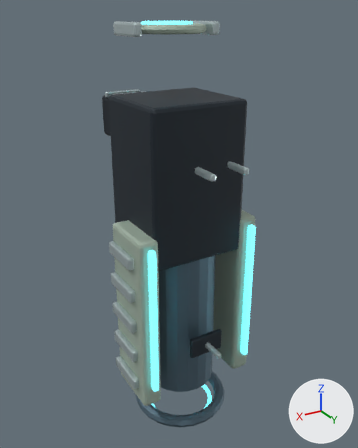
One commit to the Blender file tools/godot-weapons/blender-art/masters/weapon-4.blend: the scene before it, then after it.
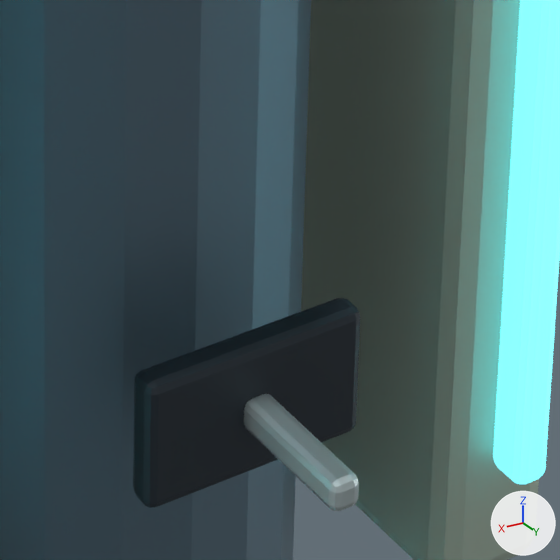
The first picture shows the older version from a camera (50 mm lens) standing at (0.554, 0.917, 0.224) and looking at (-0.024, -0.046, -0.258). The close-ups show the older and then the newer version on the part from 48% to 70% of the width and 64% to 82% of the height of that picture. Only the edits that show in the close-ups are written down. The axes (+X, +Y, +Z) are drawn at lower right. The lights are the same throughout.

In view in the first close-up: 'body-ceramic', 'body-dark', 'body-glow', 'body-light', 'body-trim'.
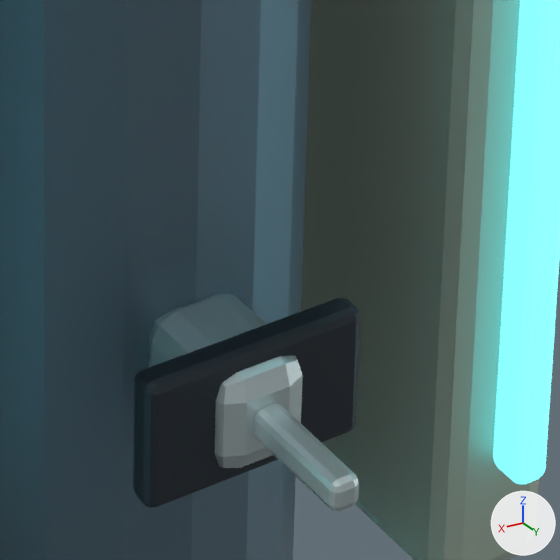
Boxes [x1, y1, x2, y2] around the edits, measured in the close-ups (560 x 560 px):
'body-trim', reshaped
    before: [244, 394, 359, 511]
    after: [149, 294, 359, 511]
part 1 of me_cube_201, added
    after: [149, 294, 303, 468]

Patch to the scene script:
```diff
--- a/tools/godot-weapons/blender-art/masters/weapon-4.blend.py
+++ b/tools/godot-weapons/blender-art/masters/weapon-4.blend.py
@@ me_cube_201 @@
 # used by ob_body_trim; parent = ob_body; location = (-0.16, 0.014, -0.27)
-me_cube_201.from_pydata(...)  # 1032 vertices, 986 faces; spans x -0.007..0.327, y -0.268..0.173, z -0.334..0.474
+me_cube_201.from_pydata(...)  # 1088 vertices, 1040 faces; spans x -0.007..0.327, y -0.268..0.173, z -0.334..0.474
+# me_cube_201 part 1: a new loose piece of 56 vertices spanning x 0.141..0.178, y 0.062..0.115, z -0.25..-0.209, in mat_trim (light grey #c5d6d8)
 me_cube_201.materials.append(mat_trim)
```
